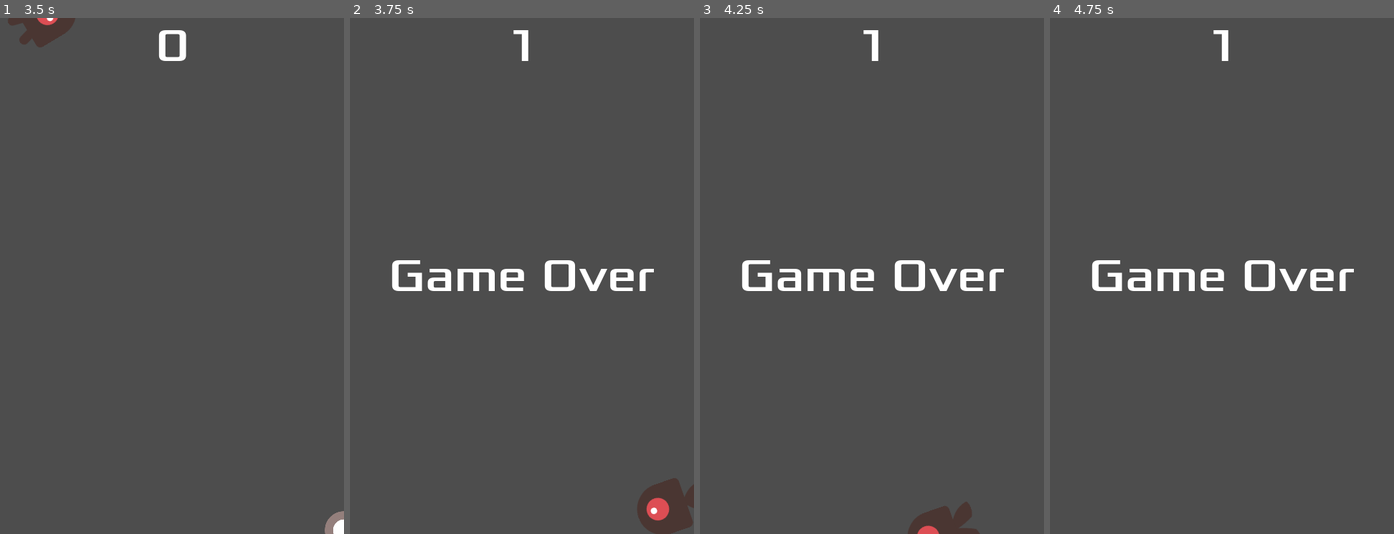
Above: before the commit, frames 1-4 (left to right).
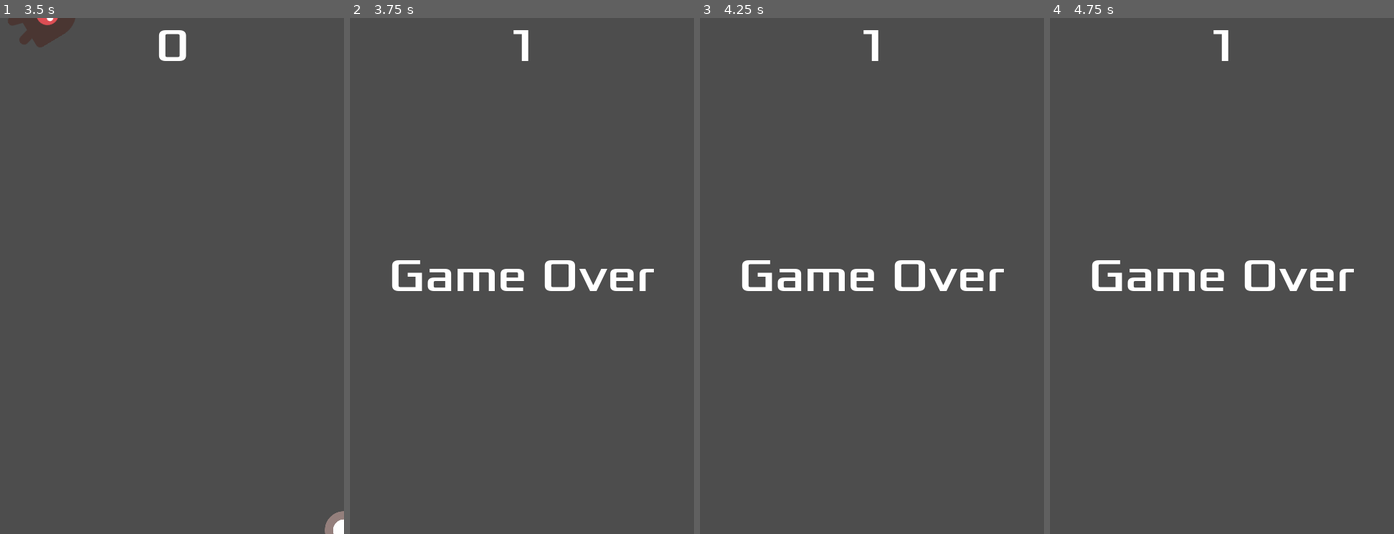
Above: after the commit, the same moments.

Repository: Augusto-ALN/Dodge-the-Creeps-
Game: Godot game, scene res://main.tscn
The game is run twice, just before and just after one commit, with the same random seed, the same clock (stepped at 60 frames per second) and the same inputs.
Inputs:
- Up to frame 1 (3.5 s): click "Start" at 0.5 s; tap Enter at 1.25 s; hold D (move_right) 1.28-2.03 s; hold S (move_down) 2.03-2.78 s; hold D (move_right) from 2.78 s (still down)
- Up to frame 2 (3.75 s): release D (move_right) at 3.53 s; hold W (move_up) from 3.53 s (still down)
- Up to frame 3 (4.25 s): keep holding W (move_up)
- Up to frame 4 (4.75 s): release W (move_up) at 4.28 s; hold A (move_left) from 4.28 s (still down)

Frame 1 is identical in both runs. In frame 2, 1.3% of the frame differs, in the area x 83-100%, y 89-100%; in frame 3, 0.8%; in frame 4, nothing differs.

Commit message:
All mobs get deleted on GameOver Screen

Diff:
--- a/main.gd
+++ b/main.gd
@@ -11,6 +11,7 @@
 	$ScoreTimer.stop()
 	$MobTimer.stop()
 	$HUD.show_game_over()
+	get_tree().call_group("mobs", "queue_free")
 
 func new_game():
 	score = 0
@@ -18,6 +19,7 @@
 	$StartTimer.start()
 	$HUD.update_score(score)
 	$HUD.show_message("Get Ready")
+
 
 func _on_score_timer_timeout():
 	score += 1
--- a/mob.tscn
+++ b/mob.tscn
@@ -48,7 +48,7 @@
 radius = 37.0
 height = 98.0
 
-[node name="Mob" type="RigidBody2D"]
+[node name="Mob" type="RigidBody2D" groups=["mobs"]]
 collision_mask = 0
 gravity_scale = 0.0
 script = ExtResource("1_abtfs")
